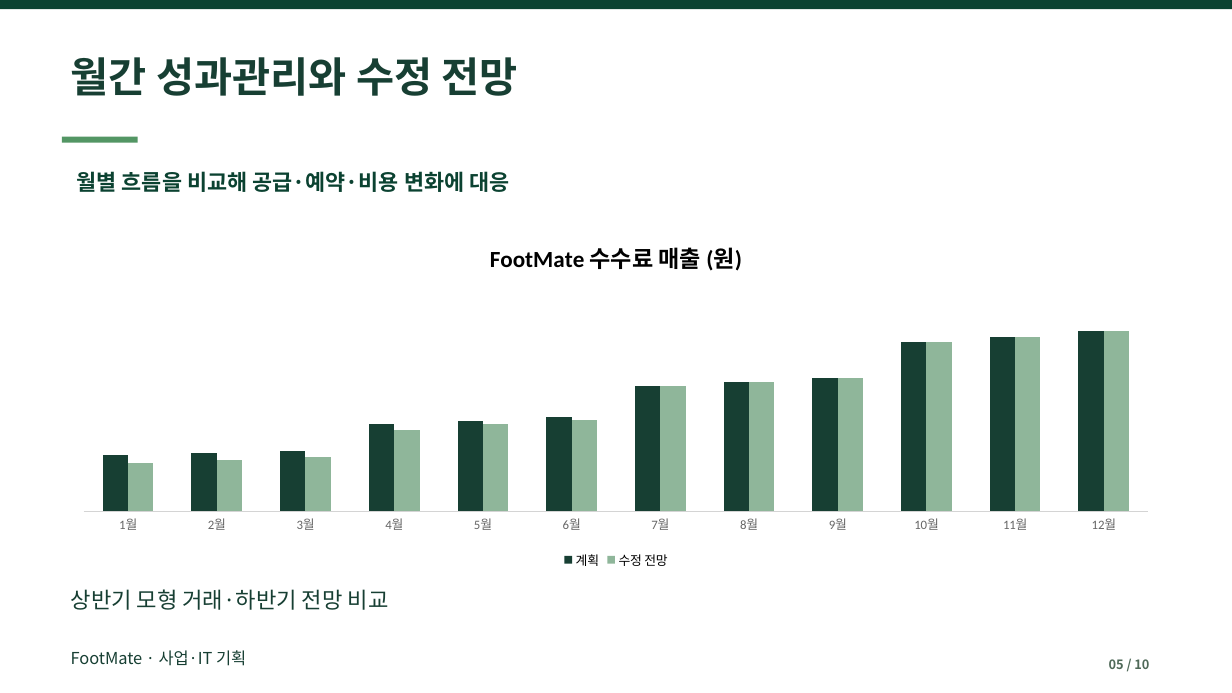
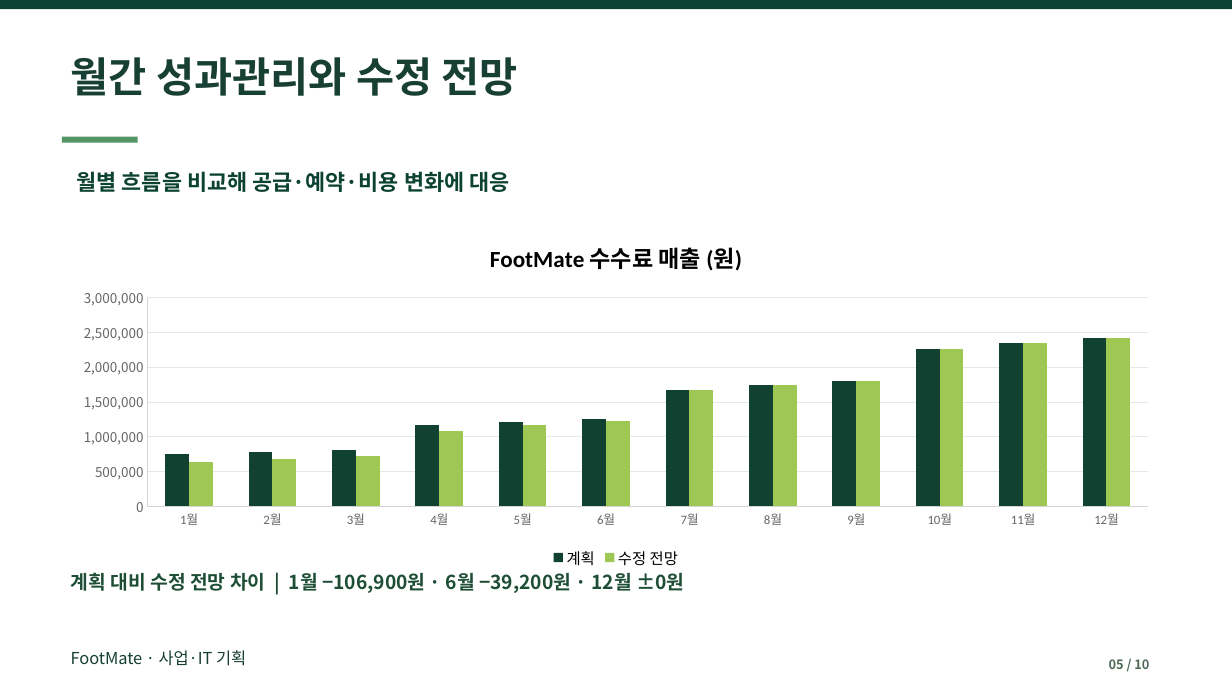
Before and after one commit to dohyunkimmm/footmate, a slide deck: slide 5 of src/case-study/downloads/footmate_report.pptx. Drawn at 1232x693 pixels with LibreOffice and Linux fonts; fonts in the diff are those of the drawing. Boxes give left, top, right and bottom in pixels: in the first picture for what was removed or moved away, otherwise in the second. Text is boxed around its words. In the diff, an @@ line names an element or a change of style, - is before the commit and + after.

Commit message:
docs: publish refined FootMate chart and 10 synchronized slide previews

```diff
--- a/src/case-study/downloads/footmate_report.pptx
+++ b/src/case-study/downloads/footmate_report.pptx
@@ column chart at (62, 222, 1171, 573) @@
-계획: 31, 32, 34, 49, 50, 52, 69, 72, 74, 94, 97, 100
+계획: 750000, 780000, 810000, 1180000, 1220000, 1260000, 1680000, 1740000, 1800000, 2270000, 2340000, 2420000
@@ colour of 계획 #173F33 to #114130 @@
-수정 전망: 27, 28, 30, 45, 49, 51, 69, 72, 74, 94, 97, 100
+수정 전망: 640000, 690000, 730000, 1090000, 1170000, 1220000, 1680000, 1740000, 1800000, 2270000, 2340000, 2420000
@@ colour of 수정 전망 #8FB69A to #9EC753 @@
@@ legend changed @@
@@ value axis changed @@
@@ text at (71, 572, 684, 593): text changed; size 17.2 to 15 pt; text colour #173F33 to #1E4E35; bold on @@
-상반기 모형 거래·하반기 전망 비교
+계획 대비 수정 전망 차이 | 1월 −106,900원 · 6월 −39,200원 · 12월 ±0원
```
Also in this commit, not shown: 1 other file.
